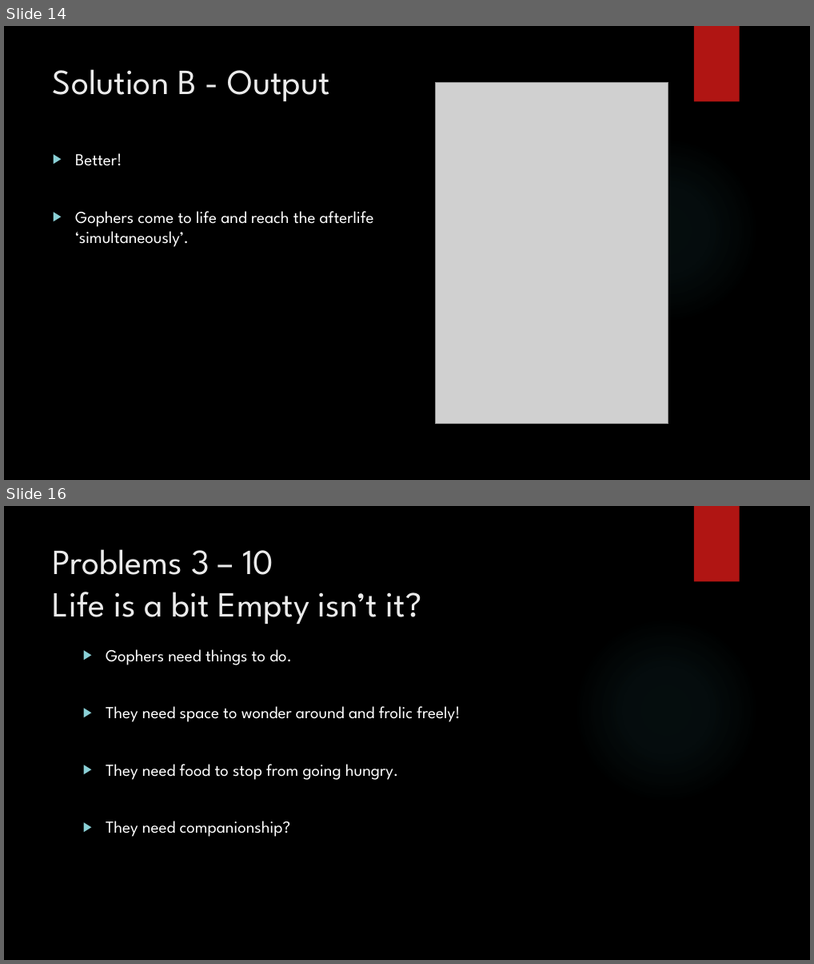
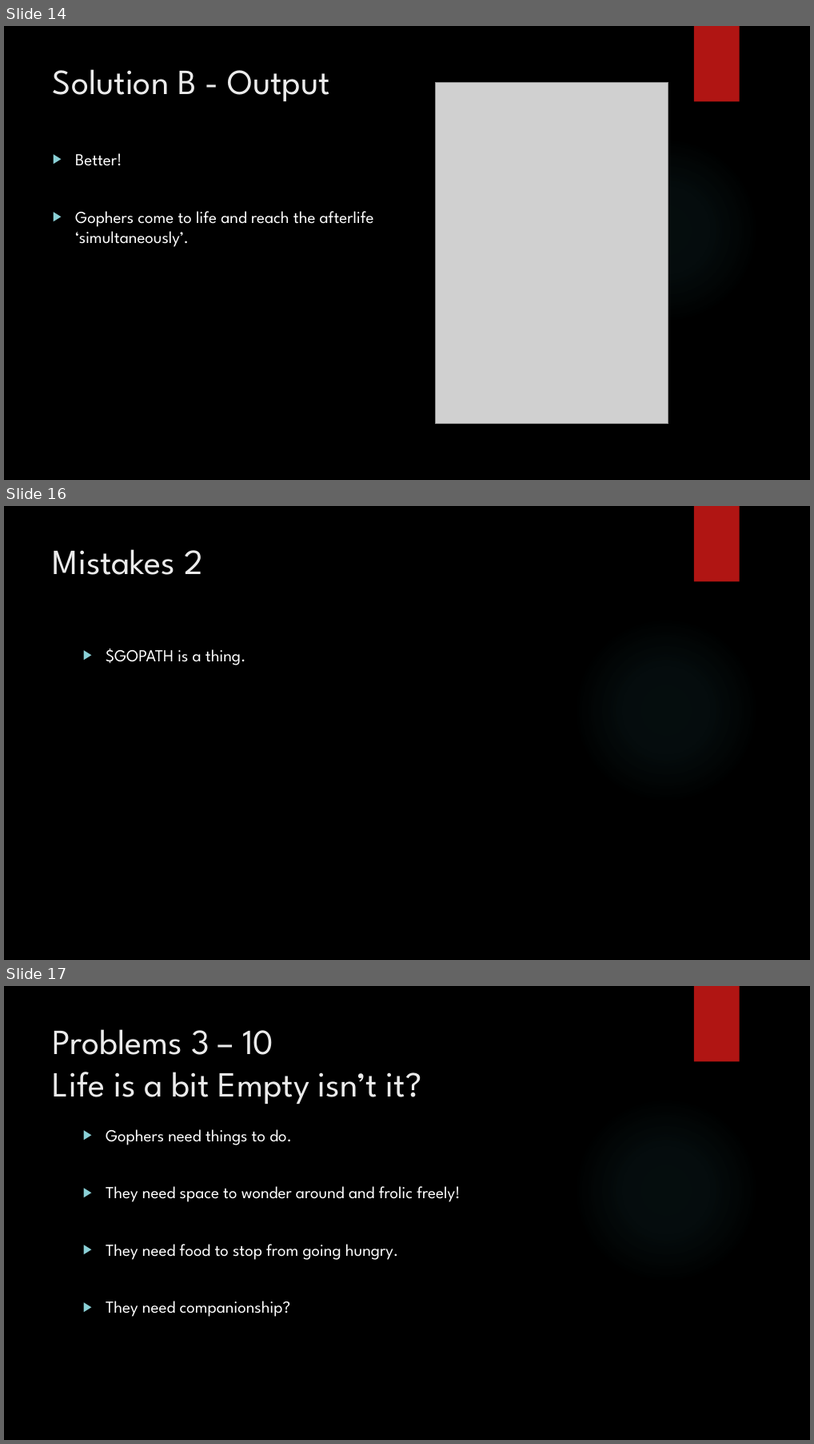
Before and after one commit to jaminologist/GopherLife, a slide deck: GopherLife.pptx. Shown one above the other, each under a label of ours: slides 14 and 16 before the commit, slides 14, 16 and 17 after it; the slides between them are not shown. The pictures are 814x964 and 814x1444 pixels, drawn with LibreOffice and Linux fonts; fonts in the diff are those of the drawing; grey boxes stand for pictures; background and template pictures are left out. Boxes give left, top, right and bottom in pixels: in the first picture for what was removed or moved away, otherwise in the second. Text is boxed around its words. In the diff, an @@ line names an element or a change of style, - is before the commit and + after.

```diff
--- a/GopherLife.pptx
+++ b/GopherLife.pptx
@@ slide 16 added at bbox=[4, 506, 810, 960], background picture (left out); not listed: 2 template elements that a slide beside it also shows @@
@@ title added at bbox=[53, 549, 203, 575], 42 pt, text #EBEBEB @@
+Mistakes 2
@@ text added at bbox=[106, 648, 246, 665], 20 pt, text #FFFFFF @@
+▶ $GOPATH is a thing.
@@ what was slide 16 is now slide 17 @@
```
Also in this commit, not shown: 6 slides changed, 3 other slides added, 5 slides removed, 3 other files.
